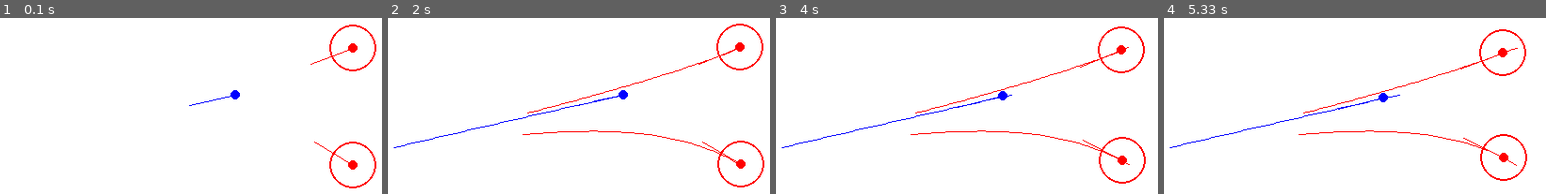
Above: before the commit, frames 1-4 (left to right).
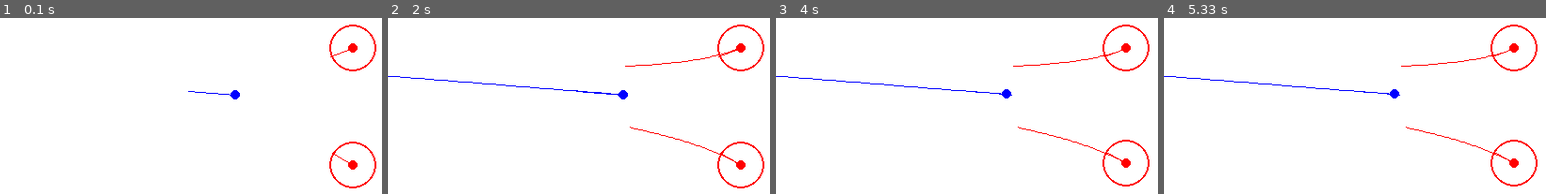
Above: after the commit, the same moments.

Repository: NM-USAF/afit_thesis
Game: pygame game, started from pygame_simulation.py
Same seed, same stepped clock (60 frames per second), same inputs: the game is played once before the commit and once after it.
Inputs (mouse positions are in pixels of both pictures, inside the frame that each line leads up to):
- Up to frame 1 (0.1 s): no input
- Up to frame 2 (2 s): press the mouse at (510, 98) at 0.37 s; move the mouse to (590, 148) at 0.47 s; release the mouse at (outside the picture) at 0.6 s; tap Space at 1.67 s
- Up to frame 3 (4 s): hold Right 2-2.47 s; move the mouse to (outside the picture) at 2.03 s; tap Space at 2.07, 2.37, 2.57, 2.87, 3.57, 3.87 s; hold Left 2.5-3.03 s; hold Right from 3.5 s (still down)
- Up to frame 4 (5.33 s): release Right at 4.13 s; hold Left 4.17-4.63 s; tap Space at 4.23, 4.53, 4.73, 5.03 s; hold Right 4.67-5.13 s

The runs differ from the first frame. In frame 1, 0.2% of the frame differs, in the area x 49-90%, y 19-81%; in frame 2, 2.1%; in frame 3, 3.0%; in frame 4, 3.3%, in the area x 0-98%, y 3-96%.

Commit message:
added math for simple escape, limited simulation to 2 evaders

Diff:
--- a/pure_pursuit/optimization.py
+++ b/pure_pursuit/optimization.py
@@ -1,5 +1,35 @@
 import numpy as np
 from .pursuit_math import *
+
+
+def can_escape_simple(
+    mu_left, mu_right,
+    angle_between
+):
+    """
+    Can the evader escapt by simply accepting a heading such that:
+    `theta_l > theta_max_l & theta_r > theta_max_r`
+    or: such that neither of the pursuers can actually get any closer to the
+    evader as time increases.
+
+    returns (can_escape :: bool, theta_l :: float)
+    """
+    theta_max_l = theta_max(mu_left)
+    theta_max_r = theta_max(mu_right)
+
+    angle_between_max = np.pi - theta_max_l - theta_max_r
+
+    # evader is pointing away from the pursuers
+    angle_between_min = angle_between
+
+    can_escape = angle_between_max > angle_between_min
+
+    # half of the angle between pursuers is as good as any other heading
+    # within the range where theta_l > theta_max_l, theta_r > theta_max_r
+    theta_l = (np.pi - angle_between) / 2
+
+    return can_escape, theta_l
+
 
 def optimize_evader_heading(
     theta_left,
@@ -39,17 +69,23 @@
 
     r_l = r_min(theta_left, mu_left)
     r_r = r_min(th_r, mu_right)
+
     f_th_l = r_l*kd - r_r + lod_right - lod_left*kd
     df_th_l = (
         deriv_r_min_theta(theta_left, mu_left)*kd
         + deriv_r_min_theta(th_r, mu_right)
     )
 
+    # if the derivative is zero, we are either at a minimum already
+    # or we are at the plateau where simple escape is possible
+    if np.all(df_th_l == 0):
+        return theta_left
+
     # intelligently clip to valid bounds
     return utilities.fix_theta(theta_left - f_th_l / df_th_l)
 
 
-def optimal_evader_heading(
+def optimal_evader_heading_newtons(
     evader_distance_ratio,
     lod_left, lod_right,
     mu_left, mu_right,
@@ -93,3 +129,35 @@
         )
 
     return th_l
+
+
+def optimal_evader_heading(
+    evader_distance_ratio,
+    lod_left, lod_right,
+    mu_left, mu_right,
+    angle_between,
+    **kwargs
+):
+    # First test: simple escape, no optimization necessary
+    can, theta_l_simple = can_escape_simple(mu_left, mu_right, angle_between)
+
+    if np.all(can):
+        return theta_l_simple
+
+    theta_l_optimize = optimal_evader_heading_newtons(
+        evader_distance_ratio,
+        lod_left,
+        lod_right,
+        mu_left,
+        mu_right,
+        angle_between,
+        **kwargs
+    )
+
+    if isinstance(theta_l_simple, np.ndarray):
+        # something
+        return np.where(can, theta_l_simple, theta_l_optimize)
+    elif can:
+        return theta_l_simple
+    else:
+        return theta_l_optimize
--- a/pure_pursuit/pursuit_math.py
+++ b/pure_pursuit/pursuit_math.py
@@ -126,6 +126,18 @@
         return np.clip(np.arccos(1/mu) + theta, -np.pi/2, np.pi/2)
 
 
+def theta_max(mu):
+    """
+    the largest value of theta for which the evader can be caught at all.
+    If `theta > theta_max`, then the evader will flee from the evader faster
+    than the evader can travel - the distance from the pursuer to evader will
+    only increase as time increases.
+
+    mu: speed ratio
+    """
+    return np.arcsin(1 / mu)
+
+
 def r_min(theta, mu):
     """
     the closest the pursuer will get to the evader for mu >= 1
@@ -145,7 +157,7 @@
     )
 
     # another way of constraining phi_m < pi/2
-    invalid = theta > np.arcsin(1/mu)
+    invalid = theta > theta_max(mu)
 
     if isinstance(r_m, np.ndarray):
         r_m[invalid] = 1
@@ -155,25 +167,6 @@
     return r_m
 
 
-def r_min_range_params():
-    """
-    computes parameters for lines that bound r_min
-
-    returns (m_l, b_l, m_u, b_u)
-    such that m_l*theta + b_l < r_min(theta)/d < m_u*theta+b_u
-    """
-    offset = (np.sqrt(np.pi**2 - 4) - 2*np.arccos(2/np.pi)) / np.pi
-
-    # r_min/d > theta/pi + (1-c)/2
-    # r_min/d < theta*2/pi + (1+c)
-    # where c is offset above
-    m_l = 1/np.pi
-    b_l = (1-offset)/2
-    m_u = 2/np.pi
-    b_u = 1+offset
-
-    return (m_l, b_l, m_u, b_u)
-
 def deriv_r_min_theta(theta, mu):
     """
     derivative of r_min with respect to theta.
@@ -195,7 +188,7 @@
     deriv = np.power(a, 1/mu) * b / c
 
     # clear out invalid results in accordance with the implementation of r_min
-    invalid = theta > np.arcsin(1 / mu)
+    invalid = theta > theta_max(mu)
     if isinstance(deriv, np.ndarray):
         deriv[invalid] = 0
     elif invalid:
--- a/pygame_simulation.py
+++ b/pygame_simulation.py
@@ -40,7 +40,7 @@
         new_pursuer = PursuerWorldState(
             mouse_x,
             mouse_y,
-            1.9,
+            1.0,
             1.0
         )
         self.scenario.add_pursuer(new_pursuer)
@@ -188,6 +188,7 @@
             if pygame_event.type == pygame.KEYDOWN:
                 if pygame_event.key == pygame.K_SPACE:
                     self.show_simulation = False
+                    self.simulation_time = 0
 
 
         else:
@@ -202,7 +203,8 @@
                     return
                 if pygame.key.get_mods() & pygame.KMOD_CTRL:
                     # control is pressed, add a new pursuer
-                    self.controller.add_pursuer_at(x, y)
+                    # self.controller.add_pursuer_at(x, y)
+                    pass
                 else:
                     self.controller.handle_mouse_down(x, y)
             elif pygame_event.type == pygame.KEYDOWN:
--- a/simulation_core.py
+++ b/simulation_core.py
@@ -196,9 +196,9 @@
 
         # the angle from right to left should be positive
         cross = (delta_x_pr * delta_y_pl) - (delta_x_pl * delta_y_pr)
-        if cross < 0:
-            self.angle_between = 2*np.pi - self.angle_between
-
+        if cross > 0:
+            # self.angle_between = 2*np.pi - self.angle_between
+            self.p_left, self.p_right = self.p_right, self.p_left
 
     def optimal_evader_heading(self):
         theta_l = pp.optimal_evader_heading(
@@ -264,23 +264,32 @@
         indices = np.argsort(angles)
         indices = np.append(indices, indices[0])
 
-        headings = []
-        distances = []
+        # headings = []
+        # distances = []
 
         # adjacent pairs of world_pursuers
-        for i_r, i_l in zip(indices[:-1], indices[1:]):
-            eng = Engagement2v1(
-                self.evader,
-                self.world_pursuers[i_l],
-                self.world_pursuers[i_r]
-            )
-            heading, distance = eng.optimal_evader_heading()
-            headings.append(heading)
-            distances.append(distance)
-
-        max_i = np.nanargmax(distances)
-
-        return headings[max_i], distances[max_i]
+        # for i_r, i_l in zip(indices[:-1], indices[1:]):
+        #     eng = Engagement2v1(
+        #         self.evader,
+        #         self.world_pursuers[i_l],
+        #         self.world_pursuers[i_r]
+        #     )
+        #     heading, distance = eng.optimal_evader_heading()
+        #     headings.append(heading)
+        #     distances.append(distance)
+
+        # max_i = np.nanargmax(distances)
+
+        # print(distances)
+
+        # return headings[max_i], distances[max_i]
+
+        eng = Engagement2v1(
+            self.evader, self.world_pursuers[0], self.world_pursuers[1]
+        )
+
+        heading, distance = eng.optimal_evader_heading()
+        return heading, distance
 
 
     def simulate(self, t_max):
